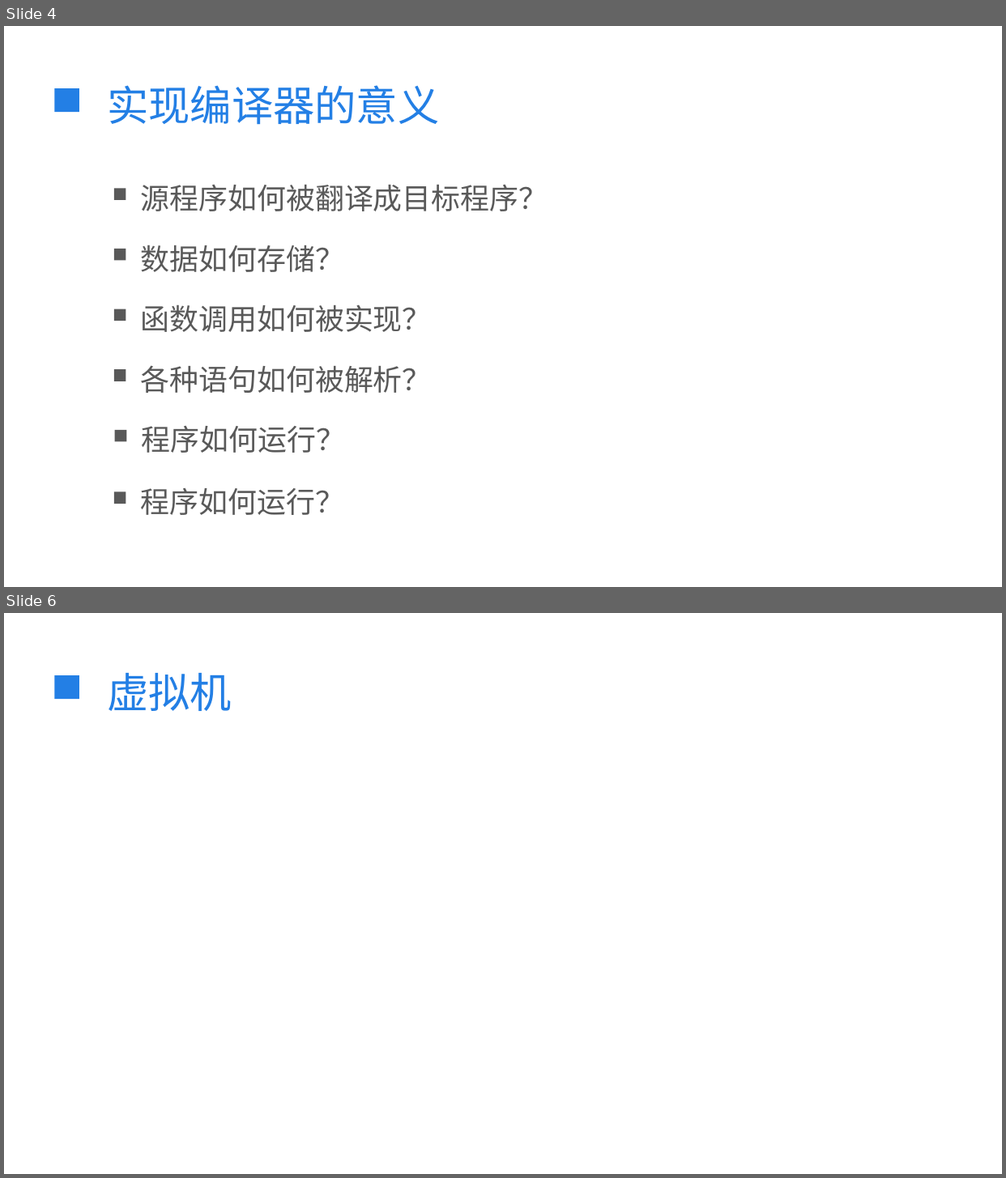
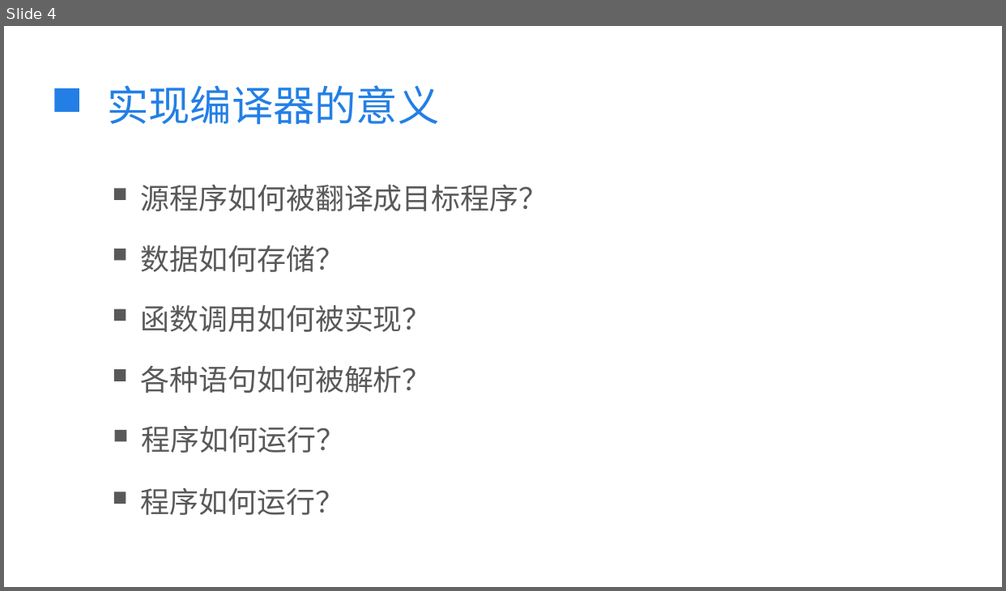
Before and after one commit to kkli28/cc, a slide deck: 论文相关/答辩ppt.pptx. Shown one above the other, each under a label of ours: slides 4 and 6 before the commit, slide 4 after it; the slides between them are not shown. The pictures are 1006x1178 and 1006x591 pixels, drawn with LibreOffice and Linux fonts; fonts in the diff are those of the drawing. Boxes give left, top, right and bottom in pixels: in the first picture for what was removed or moved away, otherwise in the second. Text is boxed around its words. In the diff, an @@ line names an element or a change of style, - is before the commit and + after.

```diff
--- a/论文相关/答辩ppt.pptx
+++ b/论文相关/答辩ppt.pptx
@@ slide 6 removed at box(4, 613, 1002, 1174), background #FFFFFF @@
@@ rectangle removed at box(54, 676, 79, 699) @@
@@ text removed at box(107, 673, 232, 711) @@
-虚拟机
```
Also in this commit, not shown: 3 slides changed, 7 slides added, 3 other files.
